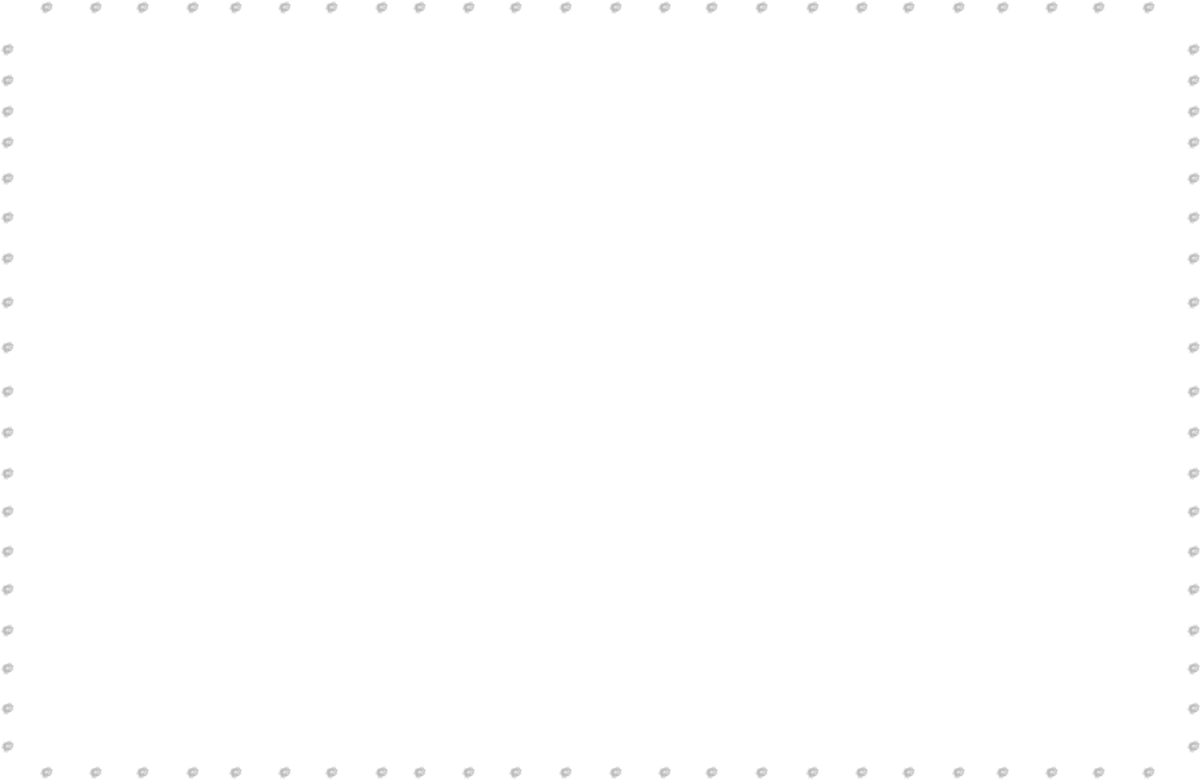
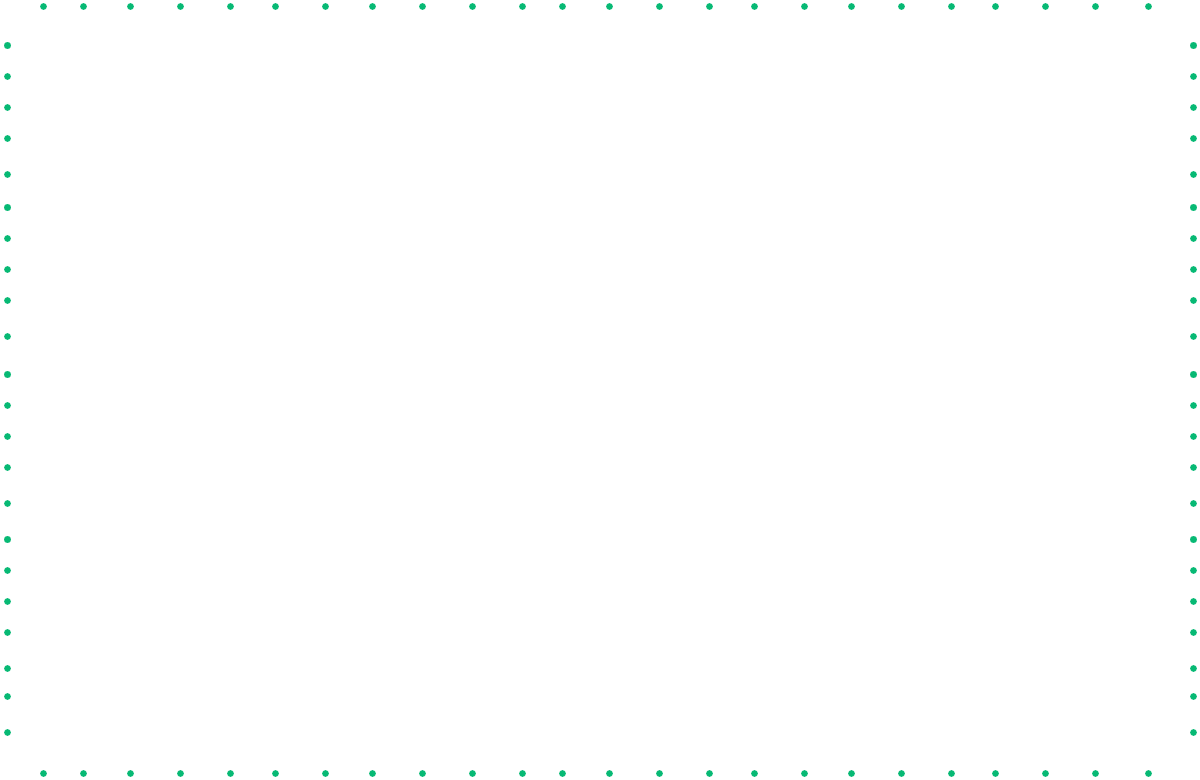
Layered file, before and after one edit (w=1200, h=780). Changes by layer:
renamed "right" to "left copy", moved it above "left", painted on it over [1187, 42, 1200, 753]
renamed "right copy" to "left", moved it above "bottom copy", painted on it over [1, 42, 14, 753]
renamed "top" to "bottom copy", painted on it over [40, 1, 1155, 14]
painted on "bottom" over [40, 766, 1155, 779]
hid "Layer 1" over [1, 1, 1200, 779]
